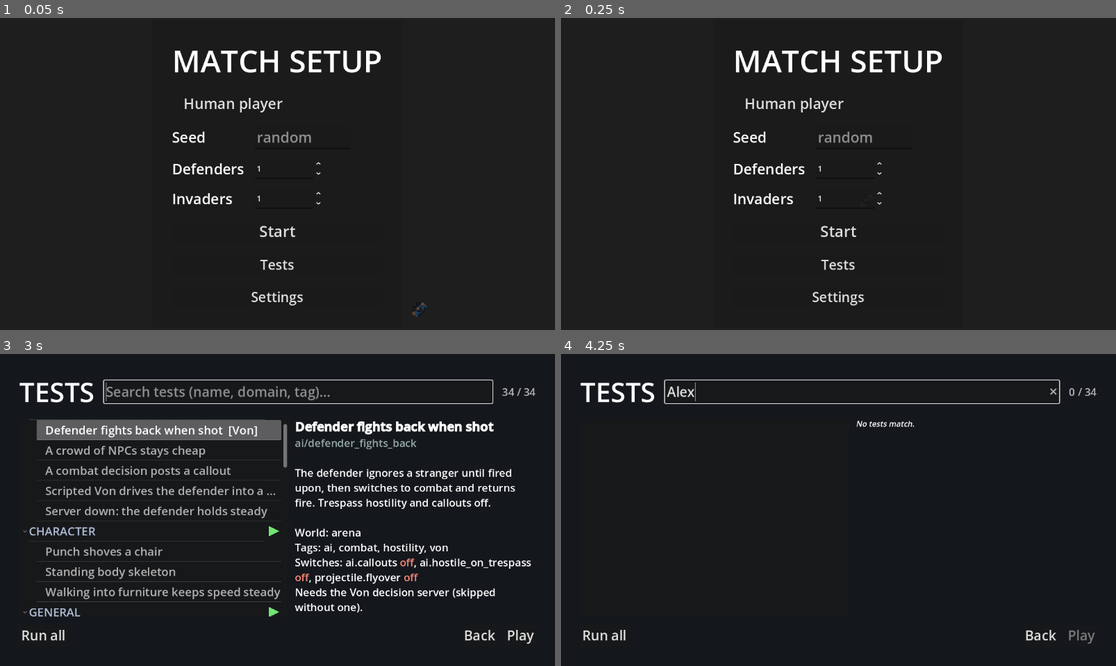
Above: before the commit, frames 1-4 (two rows, left to right).
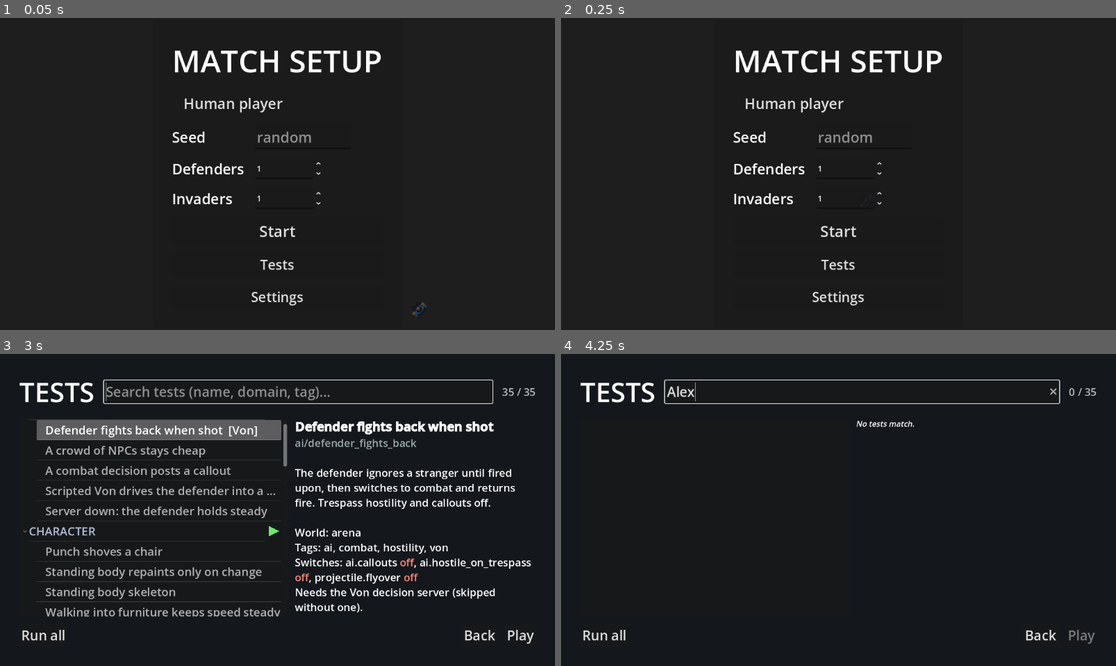
Above: after the commit, the same moments.

Repository: AnthonyThomasson/Example-Godot
Game: Godot game, scene res://scenes/main.tscn
Same seed, same stepped clock (60 frames per second), same inputs: the game is played once before the commit and once after it.
Inputs (mouse positions are in pixels of both pictures, inside the frame that each line leads up to):
- Up to frame 1 (0.05 s): no input
- Up to frame 2 (0.25 s): no input
- Up to frame 3 (3 s): click (305, 472) at 0.52 s; type "12" at 0.6 s; click "Start" at 1.25 s; click "Human player" at 2 s; click "Tests" at 2.75 s
- Up to frame 4 (4.25 s): click (860, 391) at 3.52 s; type "Alex" at 3.6 s

The runs differ from the first frame. In frame 3, 1.6% of the frame differs, in the area x 4-97%, y 10-85%; in frame 4, less than 0.1%.

Commit message:
fix character performance

Diff:
--- a/scenes/character/character_visuals.gd
+++ b/scenes/character/character_visuals.gd
@@ -37,6 +37,16 @@
 var _shadow: Node2D
 var _settled_drawn := false  ## The fallen body has been drawn at rest: nothing left to redraw.
 
+## A standing body is repainted only when what it draws has changed: its joints, the angles its parts are
+## turned by, what is held and its wounds, each rounded to a step below a visible pixel at the body's size
+## (positions in px, angles in rad). A character standing still drifts by less than a step most frames
+## (breath, glance), and repainting an identical body is most of an idle crowd's frame cost.
+const REDRAW_POS_STEP := 0.1
+const REDRAW_ANGLE_STEP := 0.02
+var _rig  ## The standing skeleton solved this frame, shared by the body's and the shadow's draw.
+var _redraw_key := PackedInt32Array()  ## The rounded inputs the standing body was last repainted for.
+var redraws := 0  ## How many times the standing body has been drawn (tests read it).
+
 
 func _ready() -> void:
 	texture_filter = CanvasItem.TEXTURE_FILTER_NEAREST
@@ -46,8 +56,12 @@
 func _process(_delta: float) -> void:
 	var ragdoll = _character.ragdoll
 	if ragdoll == null:
-		queue_redraw()  # facing / items change continuously.
-		_shadow.queue_redraw()
+		_rig = _character.rig()
+		var key := _redraw_key_of(_rig)
+		if key != _redraw_key:
+			_redraw_key = key
+			queue_redraw()
+			_shadow.queue_redraw()
 		return
 	if _settled_drawn:
 		return
@@ -56,12 +70,38 @@
 	_shadow.queue_redraw()
 
 
+## The inputs of the standing draw for `rig`, each rounded to its redraw step: the joints and feet (which
+## carry the lunge, the head's offset and the hands' places), the angles the shoulders, head, fists and
+## weapon are turned by, the held slot, and the wounds that dent and darken the parts.
+func _redraw_key_of(rig) -> PackedInt32Array:
+	var pose = _character.pose
+	var key := PackedInt32Array()
+	for i in 17:
+		var p: Vector3 = rig.point(i)
+		key.append(roundi(p.x / REDRAW_POS_STEP))
+		key.append(roundi(p.y / REDRAW_POS_STEP))
+		key.append(roundi(p.z / REDRAW_POS_STEP))
+	for i in 2:
+		var toes: Vector3 = rig.toes(i)
+		key.append(roundi(toes.x / REDRAW_ANGLE_STEP))
+		key.append(roundi(toes.y / REDRAW_ANGLE_STEP))
+	for angle in [pose.torso_angle, pose.head_angle, pose.hand_angles[0], pose.hand_angles[1], pose.weapon_angle]:
+		key.append(roundi(angle / REDRAW_ANGLE_STEP))
+	key.append(_character.current_slot())
+	var deformable = _character._deformable
+	if deformable:
+		key.append(deformable.impacts.size())
+		key.append(roundi(deformable.damage_total * 100.0))
+	return key
+
+
 func _draw() -> void:
 	if _character.ragdoll:
 		_draw_fallen(_character.ragdoll)
 		return
+	redraws += 1
 	var pose = _character.pose
-	var rig = _character.rig()
+	var rig = _rig if _rig != null else _character.rig()
 	var lunge: Vector2 = pose.torso_offset
 	var torso: float = pose.torso_angle - PI * 0.5  # Canonical art faces +y.
 	var size := _shoulder_size()
@@ -111,7 +151,7 @@
 ## the light by its height.
 func _draw_standing_shadow() -> void:
 	var pose = _character.pose
-	var rig = _character.rig()
+	var rig = _rig if _rig != null else _character.rig()
 	var cast := _shadow_caster()
 	var deformable = _character._deformable
 	var impacts := _turned(deformable.impacts if deformable else [], pose.torso_angle)
--- /dev/null
+++ b/tests/character/standing_body_repaints_on_change_test.gd
@@ -0,0 +1,77 @@
+extends GameTest
+
+## A standing body is repainted only when what it draws has changed (character_visuals.gd). One standing
+## still mostly stops repainting; a walking one repaints every frame; a wound, a change of the held item and
+## a fresh walk each repaint it promptly, and it goes quiet again once it stops. Guards the idle cost of a
+## crowd (tests/physics/crowd_deaths_stress_test.gd) without leaving a stale body on screen.
+
+## Frames each repaint count is read over.
+const WINDOW := 120
+
+
+func describe() -> Dictionary:
+	return {
+		"name": "Standing body repaints only on change",
+		"description": "A still body skips most repaints, a walking one repaints every frame, and a wound, a new held item and a walk each repaint it.",
+		"tags": ["draw", "pose", "perf"],
+		"timeout": 20.0,
+	}
+
+
+func configure(s: TestSetup) -> void:
+	s.arena(Rect2(0, 0, 800, 500))
+	s.switch(&"nav.rebake", false)
+	s.switch(&"physics.blood", false)
+	s.actor(&"still", &"puppet", Vector2(200, 100), { "start_slot": 1 })
+	s.actor(&"walker", &"puppet", Vector2(150, 300), { "start_slot": 1 })
+
+
+## How many times `id`'s standing body has been drawn.
+func _redraws(t: TestContext, id: StringName) -> int:
+	return t.actor(id).get_node("Visuals").redraws
+
+
+## Repaints of `id` over the next `WINDOW` frames.
+func _repaints_over_window(t: TestContext, id: StringName) -> int:
+	var before := _redraws(t, id)
+	await t.frames(WINDOW)
+	return _redraws(t, id) - before
+
+
+func run(t: TestContext) -> void:
+	var still: Node = t.actor(&"still")
+	for id in [&"still", &"walker"]:
+		t.puppet(id).aim_at(Vector2(2000, t.actor(id).global_position.y))
+	await t.seconds(1.5)
+
+	var idle := await _repaints_over_window(t, &"still")
+	t.trace("still repaints", idle)
+	t.check(idle < WINDOW / 2, "a body standing still repainted %d of %d frames" % [idle, WINDOW])
+
+	var wound_before := _redraws(t, &"still")
+	var hit := HitInfo.new()
+	hit.position = still.global_position + Vector2(-8, 0)
+	hit.normal = Vector2.LEFT
+	hit.direction = Vector2.RIGHT
+	hit.damage = 1.0
+	still._deformable.record(hit, still.pose.torso_angle)
+	await t.frames(2)
+	t.check(_redraws(t, &"still") > wound_before, "a new wound repainted the body")
+
+	var slot_before := _redraws(t, &"still")
+	t.puppet(&"still").select_slot(3)
+	await t.frames(2)
+	t.check(_redraws(t, &"still") > slot_before, "picking up the pistol repainted the body")
+
+	var walker: Node = t.puppet(&"walker")
+	walker.walk(Vector2.RIGHT)
+	await t.seconds(0.4)
+	var walking := await _repaints_over_window(t, &"walker")
+	t.trace("walker repaints", walking)
+	t.check(walking >= WINDOW - 10, "a walking body repainted %d of %d frames" % [walking, WINDOW])
+
+	walker.stop()
+	await t.seconds(1.5)
+	var settled := await _repaints_over_window(t, &"walker")
+	t.trace("stopped repaints", settled)
+	t.check(settled < WINDOW / 2, "a body that stopped walking repainted %d of %d frames" % [settled, WINDOW])
Not shown, changed: .claude/skills/domain-character/SKILL.md
